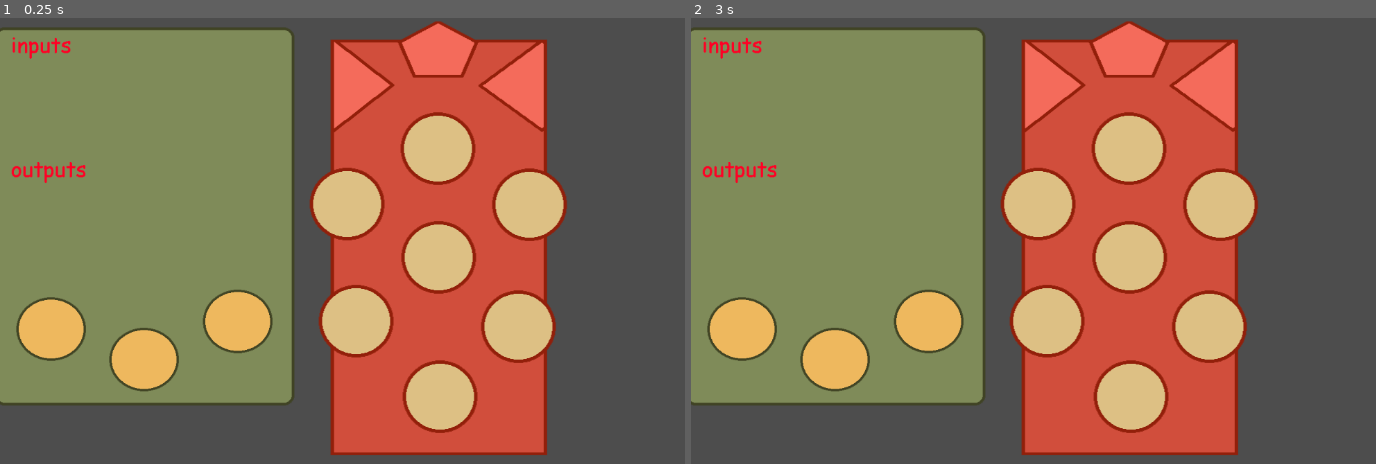
Above: before the commit, frames 1-2 (left to right).
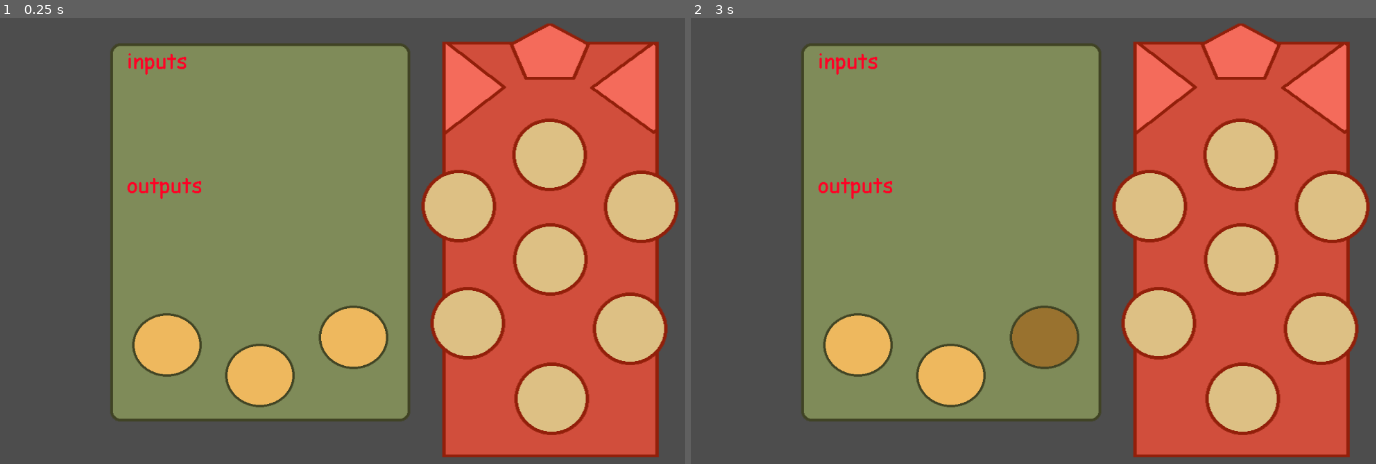
Above: after the commit, the same moments.

Repository: mccajd/Quintessential
Game: Godot game, scene res://beacon_puzzle_main.tscn
Two runs of this game, one before a commit and one after it. Both use one fixed random seed, a clock stepped at 60 frames per second and the inputs below.
Inputs (mouse positions are in pixels of both pictures, inside the frame that each line leads up to):
- Up to frame 1 (0.25 s): no input
- Up to frame 2 (3 s): tap Enter at 0.5, 2 s; move the mouse to (1266, 218) at 0.52 s; click (1266, 218) at 0.67 s; tap Space at 1.25, 2.75 s; move the mouse to (930, 263) at 1.27 s; click (930, 263) at 1.42 s; move the mouse to (1170, 142) at 2.02 s; click (1170, 142) at 2.17 s; move the mouse to (1047, 330) at 2.77 s; click (1047, 330) at 2.92 s

The runs differ from the first frame. In frame 1, 65% of the frame differs, in the area x 0-100%, y 0-99%; in frame 2, 65%.

Commit message:
distinguish node buttons

Diff:
--- a/beacon_node_button.gd
+++ b/beacon_node_button.gd
@@ -2,6 +2,7 @@
 
 signal clicked
 var hovered = false
+@export var transformation_type = ""
 
 # Called when the node enters the scene tree for the first time.
 func _ready():
--- a/beacon_puzzle_main.tscn
+++ b/beacon_puzzle_main.tscn
@@ -8,7 +8,7 @@
 [node name="BeaconPuzzleMain" type="Node"]
 
 [node name="BeaconNodeMenu" parent="." instance=ExtResource("1_fh8ox")]
-position = Vector2(-22, 0)
+position = Vector2(145, 23)
 
 [node name="BeaconNodeButton3" parent="BeaconNodeMenu" instance=ExtResource("2_svd78")]
 position = Vector2(309, 383)
@@ -20,7 +20,7 @@
 position = Vector2(40, 394)
 
 [node name="BeaconTower" parent="." instance=ExtResource("3_aiidj")]
-position = Vector2(466, 0)
+position = Vector2(627, 3)
 
 [node name="BeaconNode" parent="BeaconTower" instance=ExtResource("4_b3dfw")]
 position = Vector2(103, 484)
@@ -41,4 +41,4 @@
 position = Vector2(232, 207)
 
 [node name="BeaconNode7" parent="BeaconTower" instance=ExtResource("4_b3dfw")]
-position = Vector2(100, 126)
+position = Vector2(100, 132)
